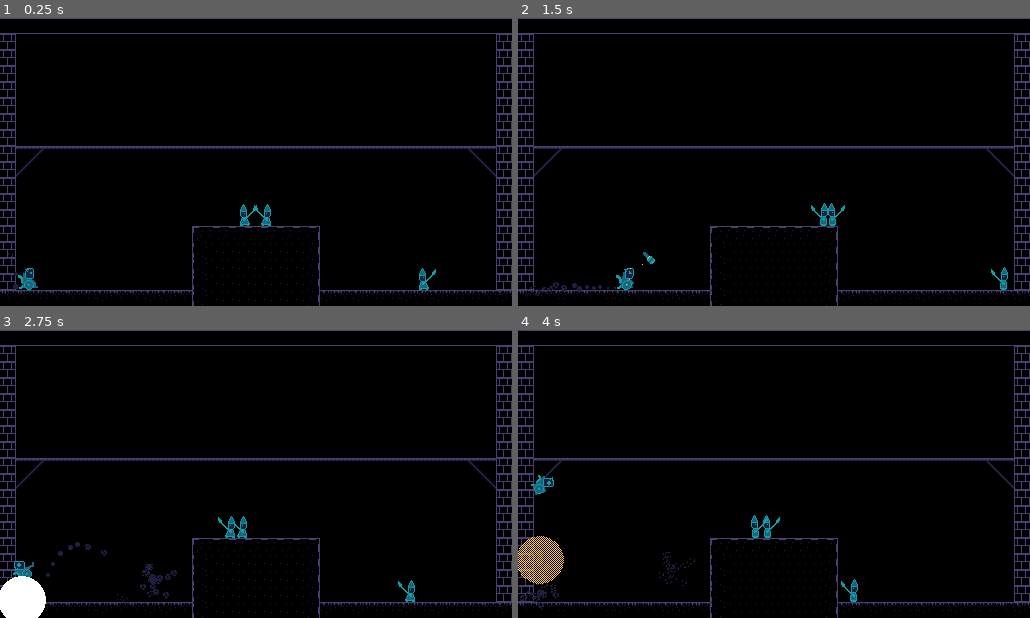
Above: before the commit, frames 1-4 (two rows, left to right).
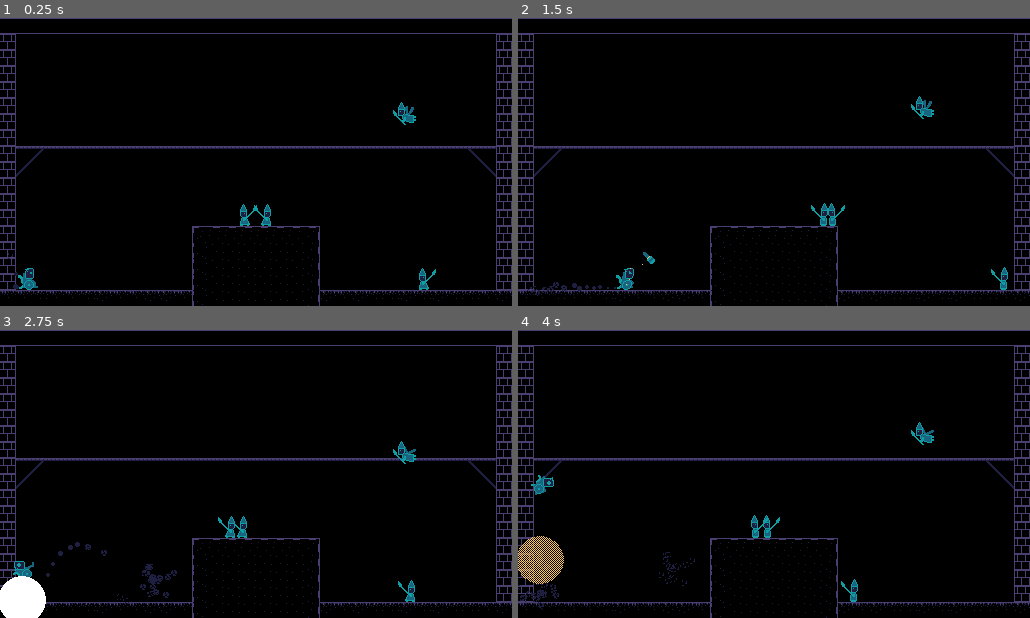
Above: after the commit, the same moments.

Repository: eldskald/acerola-jam-0
Game: Godot game, scene res://main.tscn
The game is run twice, just before and just after one commit, with the same random seed, the same clock (stepped at 60 frames per second) and the same inputs.
Inputs:
- Up to frame 1 (0.25 s): no input
- Up to frame 2 (1.5 s): hold S (look_down) 0.53-1.28 s; hold D (move_right) from 0.53 s (still down); tap K (throw_grenade) at 1.35 s
- Up to frame 3 (2.75 s): release D (move_right) at 2.03 s; hold A (move_left) from 2.03 s (still down); tap J (throw_mine) at 2.1 s
- Up to frame 4 (4 s): keep holding A (move_left); tap S (look_down) at 2.85 s; tap K (throw_grenade) at 3.6 s

The runs differ from the first frame. In frame 1, 0.2% of the frame differs, in the area x 76-82%, y 29-38%; in frame 2, 0.2%; in frame 3, 0.2%; in frame 4, 0.2%.

Commit message:
Add flying enemies

Diff:
--- /dev/null
+++ b/project/enemies/flying/enemy_flying.gd
@@ -0,0 +1,63 @@
+class_name EnemyFlying
+extends CharacterBody2D
+
+@export var amplitude: float
+@export var period: float
+@export var initial_phase: float
+@export var explosion_launch: Vector2
+@export var gravity: float
+
+@onready var _anim: AnimationPlayer = $"%AnimationPlayer"
+@onready var _sprite: Sprite2D = $"%Sprite2D"
+@onready var _hurtbox: Area2D = $"%HurtBox"
+
+var _current_phase: float = 0.0
+var _is_dead: bool = false
+
+
+func _ready():
+	_anim.play("flying")
+	_current_phase += initial_phase
+	position.y += amplitude * sin((initial_phase / period) * TAU)
+
+
+func _physics_process(delta):
+	if not _is_dead:
+
+		# Update position and velocity to make it move up and down in a senoid.
+		_current_phase += delta
+		if _current_phase >= period:
+			_current_phase -= period
+		velocity.y = -amplitude * cos((_current_phase / period) * TAU)
+		move_and_slide()
+
+		# Make it always face the player
+		var player = Globals.get_player()
+		if position.x - player.position.x <= 0.0:
+			_sprite.scale.x = 1.0
+		else:
+			_sprite.scale.x = -1.0
+
+	else:
+		velocity.y += gravity * delta
+		move_and_slide()
+		if is_on_floor():
+			queue_free()
+
+
+func _explode(explosion: Explosion):
+	if explosion.position.x - position.x <= 0.1:
+		velocity.x = explosion_launch.x
+	else:
+		velocity.x = -explosion_launch.x * sign(explosion.position.x - position.x)
+	velocity.y = explosion_launch.y
+	_is_dead = true
+	_hurtbox.monitoring = false
+	_sprite.scale.x = sign(velocity.x)
+	set_collision_mask_value(4, false)
+	_anim.play("dead")
+
+
+func _on_hurt_box_body_entered(body: Node2D):
+	if body is Player:
+		body.kill()
--- /dev/null
+++ b/project/enemies/flying/enemy_flying.tscn
@@ -0,0 +1,85 @@
+[gd_scene load_steps=8 format=3 uid="uid://bl62jqik0nv1n"]
+
+[ext_resource type="Script" path="res://enemies/flying/enemy_flying.gd" id="1_niej3"]
+[ext_resource type="Texture2D" uid="uid://cp4nqn0f2dppk" path="res://assets/textures/enemies.png" id="1_sc3ka"]
+
+[sub_resource type="Animation" id="Animation_yh6fu"]
+resource_name = "flying"
+length = 0.2
+loop_mode = 1
+tracks/0/type = "value"
+tracks/0/imported = false
+tracks/0/enabled = true
+tracks/0/path = NodePath("Sprite2D:frame")
+tracks/0/interp = 1
+tracks/0/loop_wrap = true
+tracks/0/keys = {
+"times": PackedFloat32Array(0, 0.1),
+"transitions": PackedFloat32Array(1, 1),
+"update": 1,
+"values": [2, 3]
+}
+
+[sub_resource type="Animation" id="Animation_ajllm"]
+resource_name = "dead"
+length = 0.1
+tracks/0/type = "value"
+tracks/0/imported = false
+tracks/0/enabled = true
+tracks/0/path = NodePath("Sprite2D:frame")
+tracks/0/interp = 1
+tracks/0/loop_wrap = true
+tracks/0/keys = {
+"times": PackedFloat32Array(0),
+"transitions": PackedFloat32Array(1),
+"update": 1,
+"values": [4]
+}
+
+[sub_resource type="AnimationLibrary" id="AnimationLibrary_amedm"]
+_data = {
+"dead": SubResource("Animation_ajllm"),
+"flying": SubResource("Animation_yh6fu")
+}
+
+[sub_resource type="RectangleShape2D" id="RectangleShape2D_1p8hw"]
+size = Vector2(18, 21)
+
+[sub_resource type="RectangleShape2D" id="RectangleShape2D_hiu4o"]
+size = Vector2(23, 21)
+
+[node name="EnemyFlying" type="CharacterBody2D"]
+collision_layer = 8
+collision_mask = 2
+script = ExtResource("1_niej3")
+amplitude = 32.0
+period = 4.0
+explosion_launch = Vector2(400, -400)
+gravity = 800.0
+
+[node name="AnimationPlayer" type="AnimationPlayer" parent="."]
+unique_name_in_owner = true
+libraries = {
+"": SubResource("AnimationLibrary_amedm")
+}
+
+[node name="Sprite2D" type="Sprite2D" parent="."]
+unique_name_in_owner = true
+texture = ExtResource("1_sc3ka")
+hframes = 5
+frame = 2
+
+[node name="CollisionShape2D" type="CollisionShape2D" parent="."]
+position = Vector2(-2, -1.5)
+shape = SubResource("RectangleShape2D_1p8hw")
+
+[node name="HurtBox" type="Area2D" parent="."]
+unique_name_in_owner = true
+collision_layer = 0
+metadata/_edit_group_ = true
+
+[node name="CollisionShape2D" type="CollisionShape2D" parent="HurtBox"]
+position = Vector2(0.5, -1.5)
+shape = SubResource("RectangleShape2D_hiu4o")
+
+[connection signal="body_entered" from="HurtBox" to="." method="_on_hurt_box_body_entered"]
--- a/project/globals/globals.gd
+++ b/project/globals/globals.gd
@@ -16,6 +16,10 @@
 
 func get_level():
 	return get_tree().get_nodes_in_group("level")[0]
+
+
+func get_player():
+	return get_tree().get_nodes_in_group("player")[0]
 
 
 func spawn_explosion_at(point: Vector2):
--- a/project/main.tscn
+++ b/project/main.tscn
@@ -1,10 +1,11 @@
-[gd_scene load_steps=6 format=3 uid="uid://dml3llbnqb5fy"]
+[gd_scene load_steps=7 format=3 uid="uid://dml3llbnqb5fy"]
 
 [ext_resource type="Script" path="res://main.gd" id="1_j7adu"]
 [ext_resource type="PackedScene" uid="uid://euxpp4w11b5b" path="res://tilesets/walls.tscn" id="2_ckrma"]
 [ext_resource type="PackedScene" uid="uid://hlnkxvygwtqj" path="res://player/player.tscn" id="2_jswne"]
 [ext_resource type="PackedScene" uid="uid://4f1upelpcf60" path="res://enemies/grounded/enemy_grounded.tscn" id="2_umkfx"]
 [ext_resource type="PackedScene" uid="uid://b2ums55ohaj2y" path="res://tilesets/platforms.tscn" id="3_re0oa"]
+[ext_resource type="PackedScene" uid="uid://bl62jqik0nv1n" path="res://enemies/flying/enemy_flying.tscn" id="6_3jdns"]
 
 [node name="Main" type="Node2D" groups=["level"]]
 script = ExtResource("1_j7adu")
@@ -27,3 +28,6 @@
 
 [node name="EnemyGrounded2" parent="." instance=ExtResource("2_umkfx")]
 position = Vector2(410, 260)
+
+[node name="EnemyFlying" parent="." instance=ExtResource("6_3jdns")]
+position = Vector2(405, 104)
--- a/project/player/player.tscn
+++ b/project/player/player.tscn
@@ -255,7 +255,7 @@
 [sub_resource type="RectangleShape2D" id="RectangleShape2D_5jpgk"]
 size = Vector2(16, 22)
 
-[node name="Player" type="CharacterBody2D"]
+[node name="Player" type="CharacterBody2D" groups=["player"]]
 collision_mask = 18
 script = ExtResource("1_c02i2")
 speed = 100.0
